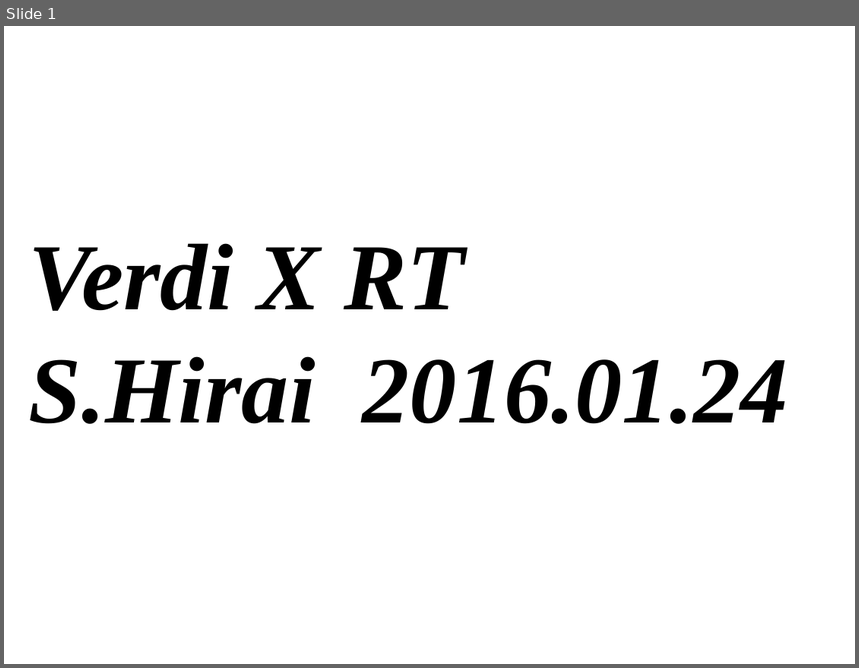
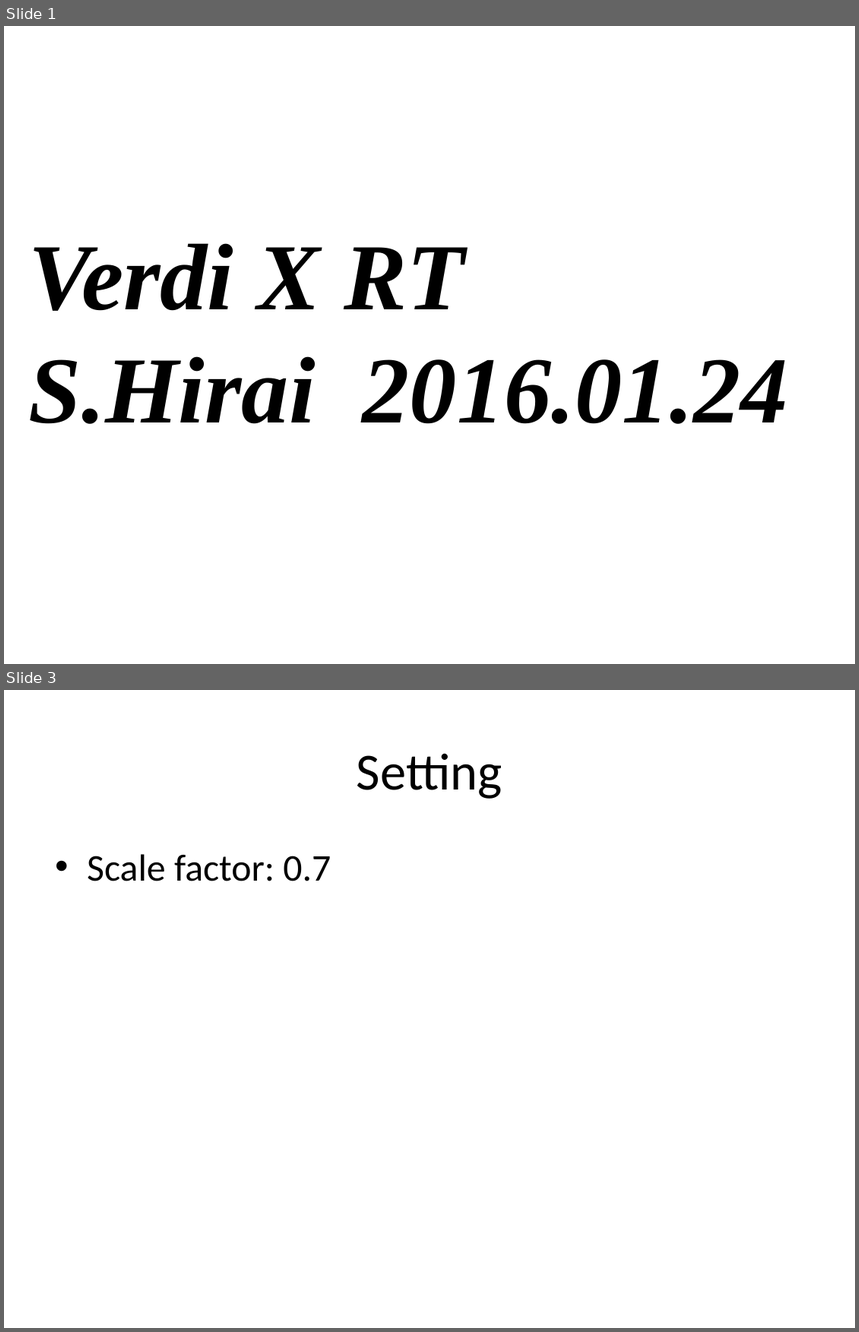
Before and after one commit to penhirai/LinefollowerVerdiRT17_MainPCB, a slide deck: Logo.pptx. Shown one above the other, each under a label of ours: slide 1 before the commit, slides 1 and 3 after it; the slides between them are not shown. The pictures are 859x668 and 859x1332 pixels, drawn with LibreOffice and Linux fonts; fonts in the diff are those of the drawing. Boxes give left, top, right and bottom in pixels: in the first picture for what was removed or moved away, otherwise in the second. Text is boxed around its words. In the diff, an @@ line names an element or a change of style, - is before the commit and + after.

```diff
--- a/Logo.pptx
+++ b/Logo.pptx
@@ slide 3 added at bbox=[4, 690, 855, 1328], background #FFFFFF @@
@@ title added at bbox=[357, 753, 503, 799], 44 pt, text #000000 @@
+Setting
@@ text added at bbox=[87, 854, 331, 882], 32 pt, text #000000 @@
+• Scale factor: 0.7
```
Also in this commit, not shown: 1 other slide added, 4 other files.
